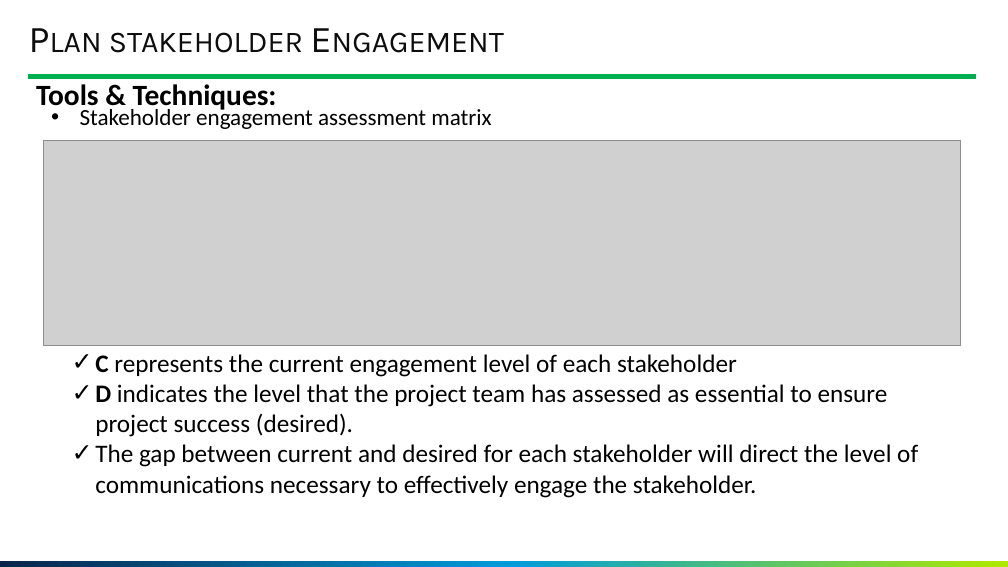
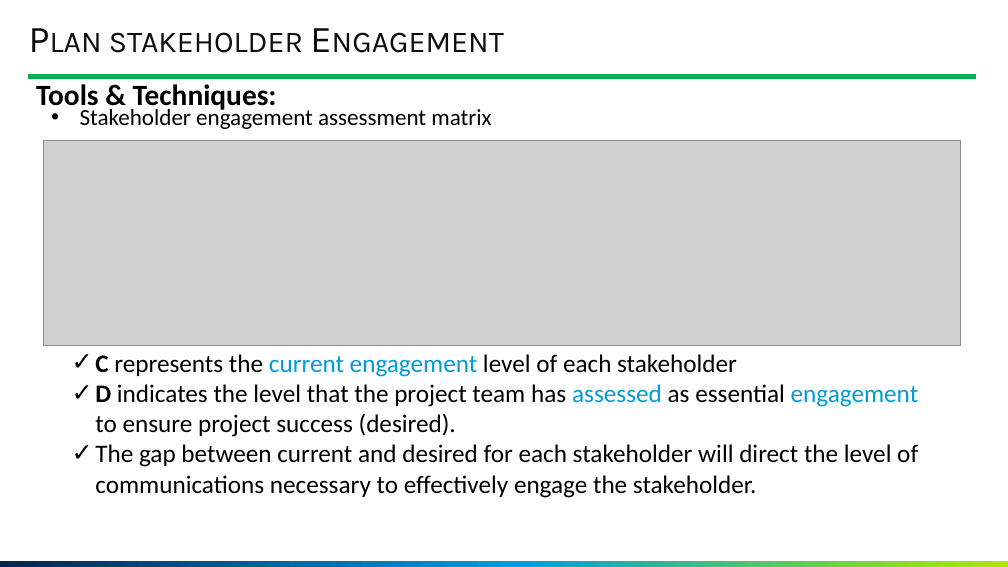
Before and after one commit to GoonerMAK/SWE_4803_Software_Project_Management, a slide deck: slide 80 of SWE 4803_Lec6.pptm. Drawn at 1008x567 pixels with LibreOffice and Linux fonts; fonts in the diff are those of the drawing; grey boxes stand for pictures; background and template pictures are left out. Boxes give left, top, right and bottom in pixels: in the first picture for what was removed or moved away, otherwise in the second. Text is boxed around its words. In the diff, an @@ line names an element or a change of style, - is before the commit and + after.

```diff
--- a/SWE 4803_Lec6.pptm
+++ b/SWE 4803_Lec6.pptm
@@ text at (95, 354, 737, 377): text colour #000000 to #009CDA in "current engagement" @@
@@ text at (95, 384, 918, 437): text changed @@
-✓ D indicates the level that the project team has assessed as essential to ensure project success (desired).
+✓ D indicates the level that the project team has assessed as essential engagement to ensure project success (desired).
```
Also in this commit, not shown: 4 other slides changed, 13 other files.
